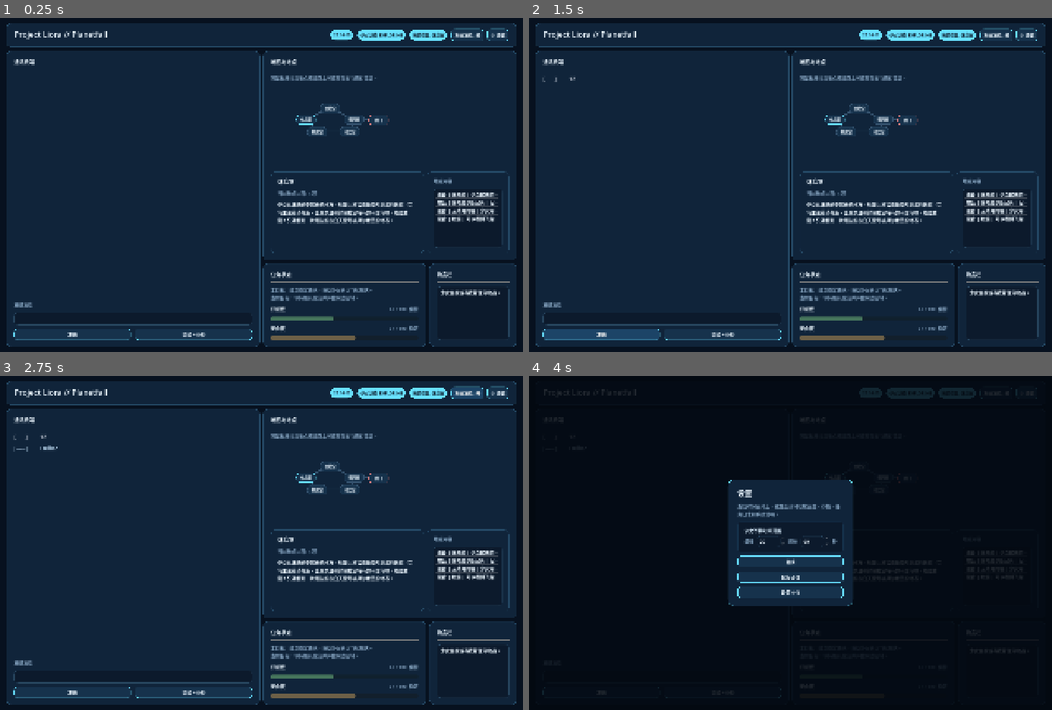
Above: before the commit, frames 1-4 (two rows, left to right).
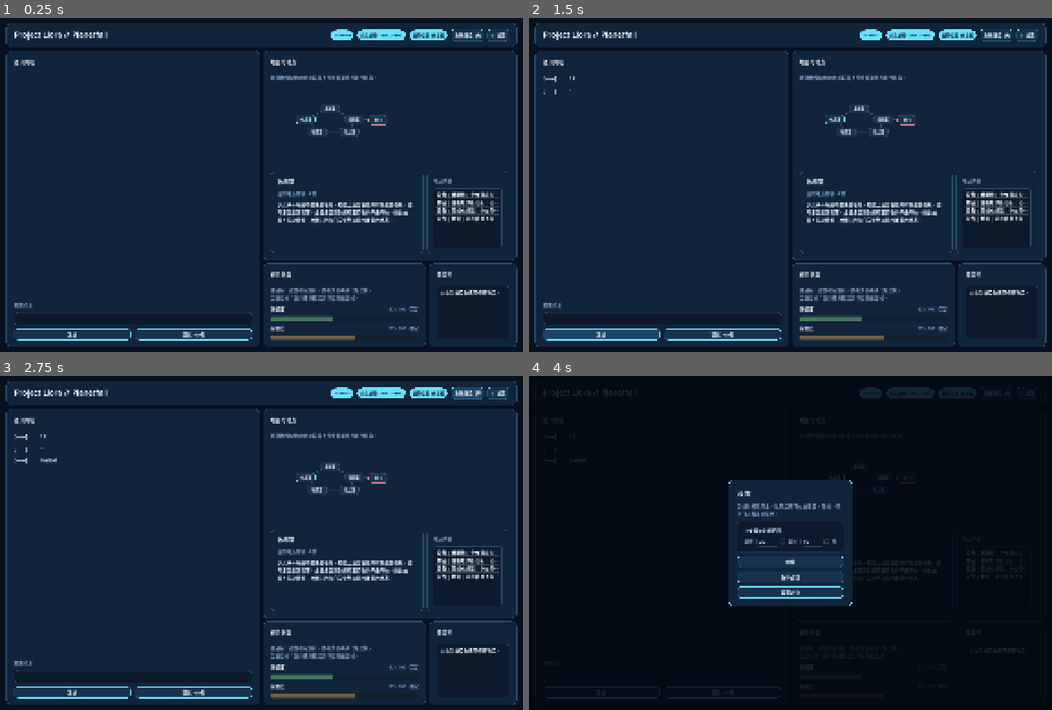
Above: after the commit, the same moments.

Repository: nianheng/Project-Liora
Game: Godot game, scene res://scenes/main.tscn
Same seed, same stepped clock (60 frames per second), same inputs: the game is played once before the commit and once after it.
Inputs (mouse positions are in pixels of both pictures, inside the frame that each line leads up to):
- Up to frame 1 (0.25 s): no input
- Up to frame 2 (1.5 s): click (659, 318) at 0.52 s; type "12" at 0.6 s; click "发送" at 1.25 s
- Up to frame 3 (2.75 s): click "系统消息: 关" at 2 s
- Up to frame 4 (4 s): click "系统消息: 开" at 2.75 s; click "⚙ 设置" at 3.5 s

The runs differ from the first frame. In frame 1, 7.5% of the frame differs, in the area x 1-99%, y 1-99%; in frame 2, 7.5%; in frame 3, 7.6%; in frame 4, 1.5%.

Commit message:
front_end typing & Window size dynamically adjusted

Diff:
--- a/scripts/game_ui.gd
+++ b/scripts/game_ui.gd
@@ -22,6 +22,8 @@
 const MAP_GRID_STEP := Vector2(64, 44)
 const MAP_CANVAS_MARGIN := Vector2(32, 26)
 const MAP_NODE_MIN_GAP := Vector2(18, 14)
+const DESIGN_WINDOW_SIZE := Vector2i(2020, 1290)
+const MAX_SCREEN_COVERAGE := 0.95
 
 
 class MapGraphView:
@@ -129,6 +131,10 @@
 var inventory_list: ItemList
 var comms_scroll: ScrollContainer
 var comms_message_list: VBoxContainer
+var typing_indicator_timer: Timer
+var typing_indicator_row: Control
+var typing_indicator_body_label: Label
+var typing_indicator_dot_count := 0
 var input_box: LineEdit
 var pause_overlay: ColorRect
 var pause_label: Label
@@ -157,6 +163,7 @@
 
 func _ready() -> void:
 	process_mode = Node.PROCESS_MODE_ALWAYS
+	apply_startup_window_size()
 	world_graph.load_from_file("res://data/world/graph_demo.json")
 	world_objects.load_from_file("res://data/world/objects_intro.json")
 	current_agent = AgentFactory.create_agent()
@@ -164,6 +171,7 @@
 	build_ui()
 	resized.connect(_on_ui_resized)
 	setup_world_timer()
+	setup_typing_indicator_timer()
 	render_graph_data()
 	clear_comms_log()
 	call_deferred("play_first_contact_intro")
@@ -173,6 +181,25 @@
 
 func _on_ui_resized() -> void:
 	call_deferred("_apply_split_offsets")
+
+
+func apply_startup_window_size() -> void:
+	var window := get_window()
+	if window == null:
+		return
+	var screen_index := DisplayServer.window_get_current_screen()
+	var usable_rect := DisplayServer.screen_get_usable_rect(screen_index)
+	var max_size := Vector2(usable_rect.size) * MAX_SCREEN_COVERAGE
+	var fit_scale := minf(
+		max_size.x / float(DESIGN_WINDOW_SIZE.x),
+		max_size.y / float(DESIGN_WINDOW_SIZE.y)
+	)
+	var target_size := Vector2i(
+		maxi(1, int(floor(float(DESIGN_WINDOW_SIZE.x) * fit_scale))),
+		maxi(1, int(floor(float(DESIGN_WINDOW_SIZE.y) * fit_scale)))
+	)
+	window.size = target_size
+	window.position = usable_rect.position + Vector2i((Vector2(usable_rect.size - target_size) * 0.5).floor())
 
 
 func _apply_split_offsets() -> void:
@@ -258,6 +285,15 @@
 	add_child(world_timer)
 
 
+func setup_typing_indicator_timer() -> void:
+	typing_indicator_timer = Timer.new()
+	typing_indicator_timer.wait_time = 0.50
+	typing_indicator_timer.one_shot = false
+	typing_indicator_timer.autostart = false
+	typing_indicator_timer.timeout.connect(_on_typing_indicator_tick)
+	add_child(typing_indicator_timer)
+
+
 func build_header() -> Control:
 	var panel := PanelContainer.new()
 	panel.custom_minimum_size = Vector2(0, 92)
@@ -1337,6 +1373,7 @@
 
 
 func clear_comms_log() -> void:
+	hide_typing_indicator()
 	if comms_message_list == null:
 		comms_log_entry_count = 0
 		return
@@ -1353,6 +1390,57 @@
 		return
 	var vertical_bar := comms_scroll.get_v_scroll_bar()
 	vertical_bar.value = vertical_bar.max_value
+
+
+func show_typing_indicator() -> void:
+	if comms_message_list == null:
+		return
+	if typing_indicator_row != null:
+		_scroll_comms_to_bottom()
+		return
+	typing_indicator_dot_count = 0
+	var message_color := Color.html(COMMS_GIRL_COLOR)
+	typing_indicator_row = HBoxContainer.new()
+	typing_indicator_row.size_flags_horizontal = Control.SIZE_EXPAND_FILL
+	typing_indicator_row.add_theme_constant_override("separation", 8)
+
+	var speaker_label := Label.new()
+	speaker_label.text = get_girl_speaker_prefix()
+	speaker_label.custom_minimum_size = Vector2(92, 0)
+	speaker_label.size_flags_vertical = Control.SIZE_SHRINK_BEGIN
+	speaker_label.add_theme_color_override("font_color", message_color)
+	speaker_label.add_theme_font_size_override("font_size", 23)
+	typing_indicator_row.add_child(speaker_label)
+
+	typing_indicator_body_label = Label.new()
+	typing_indicator_body_label.text = "·"
+	typing_indicator_body_label.add_theme_color_override("font_color", message_color)
+	typing_indicator_body_label.add_theme_font_size_override("font_size", 23)
+	typing_indicator_row.add_child(typing_indicator_body_label)
+
+	comms_message_list.add_child(typing_indicator_row)
+	if typing_indicator_timer != null:
+		typing_indicator_timer.start()
+	_on_typing_indicator_tick()
+	call_deferred("_scroll_comms_to_bottom")
+
+
+func hide_typing_indicator() -> void:
+	if typing_indicator_timer != null:
+		typing_indicator_timer.stop()
+	if typing_indicator_row != null:
+		typing_indicator_row.queue_free()
+	typing_indicator_row = null
+	typing_indicator_body_label = null
+	typing_indicator_dot_count = 0
+
+
+func _on_typing_indicator_tick() -> void:
+	if typing_indicator_body_label == null:
+		return
+	typing_indicator_dot_count = typing_indicator_dot_count % 4 + 1
+	typing_indicator_body_label.text = "·".repeat(typing_indicator_dot_count)
+	call_deferred("_scroll_comms_to_bottom")
 
 
 func _split_comms_message(message: String) -> Dictionary:
@@ -1475,6 +1563,7 @@
 func interrupt_active_agent_request() -> void:
 	if not agent_request_in_flight:
 		return
+	hide_typing_indicator()
 	for message in active_request_player_messages:
 		record_interrupted_player_message(message)
 	for event_data in active_request_system_events:
@@ -1694,6 +1783,7 @@
 		var line: String = lines[index]
 		if request_serial != -1 and not is_request_serial_current(request_serial):
 			return
+		show_typing_indicator()
 		await wait_for_game_seconds(get_scripted_line_delay_seconds(line))
 		if request_serial != -1 and not is_request_serial_current(request_serial):
 			return
@@ -1701,6 +1791,7 @@
 		var normalized_trigger_label := trigger_label
 		if trigger_label == "[少女]" or trigger_label == "[Liora]" or trigger_label == "[-----]":
 			normalized_trigger_label = get_girl_speaker_prefix()
+		hide_typing_indicator()
 		append_log("%s %s" % [normalized_trigger_label, line], "girl")
 		append_girl_memory_reply_line(line)
 
@@ -1847,8 +1938,10 @@
 		return
 	applying_agent_output = true
 	if not str(agent_output.reply_text).is_empty():
+		show_typing_indicator()
 		await wait_for_game_seconds(reply_delay_seconds)
 		if request_serial != -1 and not is_request_serial_current(request_serial):
+			hide_typing_indicator()
 			applying_agent_output = false
 			return
 		await display_girl_reply_lines(str(agent_output.reply_text), trigger_label, request_serial)
